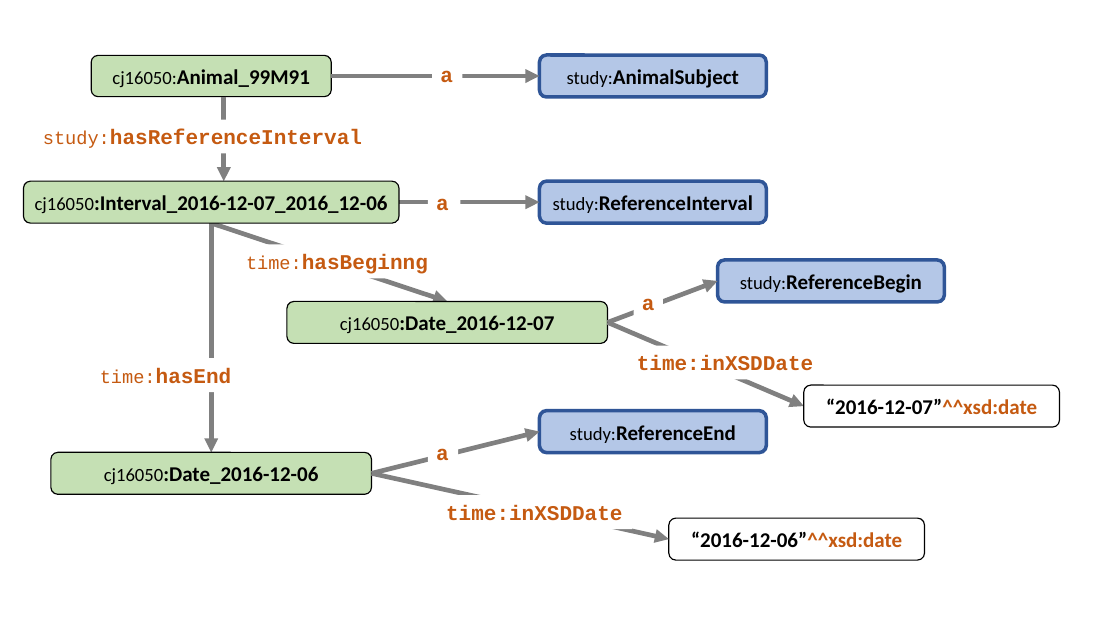
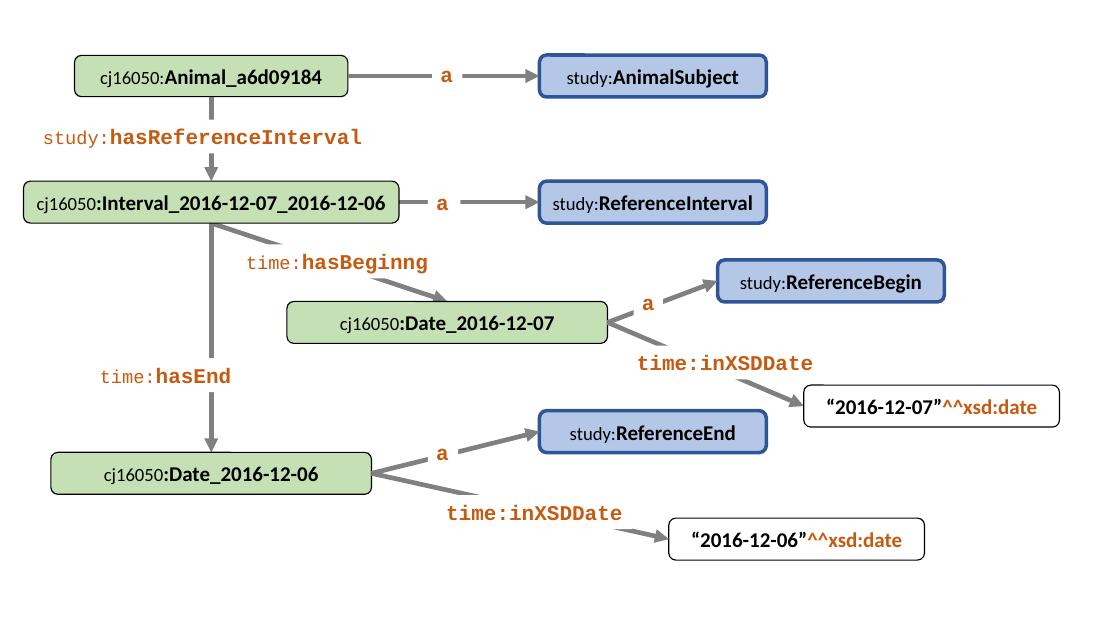
Before and after one commit to phuse-org/SENDConform, a slide deck: slide 3 of doc/images/ImageSources.pptx (slide 4 before the commit). Drawn at 1120x630 pixels with LibreOffice and Linux fonts; fonts in the diff are those of the drawing. Boxes give left, top, right and bottom in pixels: in the first picture for what was removed or moved away, otherwise in the second. Text is boxed around its words. In the diff, an @@ line names an element or a change of style, - is before the commit and + after.

Commit message:
updates to Animal model forthcoming

```diff
--- a/doc/images/ImageSources.pptx
+++ b/doc/images/ImageSources.pptx
@@ rounded rectangle "cj16050:Animal_a6d09184": place and size @@
-rounded rectangle "cj16050:Animal_a6d09184" at bbox=[92, 55, 332, 97]
+rounded rectangle "cj16050:Animal_a6d09184" at bbox=[75, 55, 348, 97]
@@ text in rounded rectangle at bbox=[100, 69, 322, 87]: text changed @@
-cj16050:Animal_99M91
+cj16050:Animal_a6d09184
@@ arrow moved from (331, 76) - (539, 76) to (348, 76) - (539, 76) @@
@@ arrow moved from (223, 97) - (223, 181) to (211, 97) - (211, 181) @@
@@ text in rounded rectangle at bbox=[37, 195, 385, 213]: text changed @@
-cj16050:Interval_2016-12-07_2016_12-06
+cj16050:Interval_2016-12-07_2016-12-06
```
Also in this commit, not shown: 1 slide removed, 7 other files.
